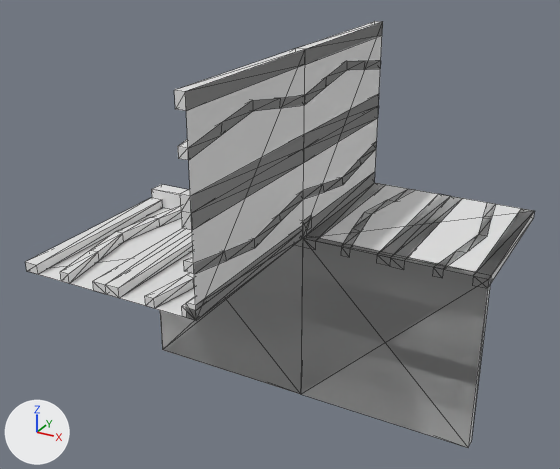
A saved change to the OBJ model Data/bmc/tiles/t_184.obj.
Camera for both pictures: a 50 mm camera at (0.863, -1.695, 0.844) aimed at (-0.055, -0.026, 0.009). The axes (+X, +Y, +Z) are drawn at lower left. The lights are the same throughout. Mesh edges are drawn as thin lines. Where no turn or scale is listed for an object, it has been applied to the vertices.

Objects in the first picture: 't_184'.
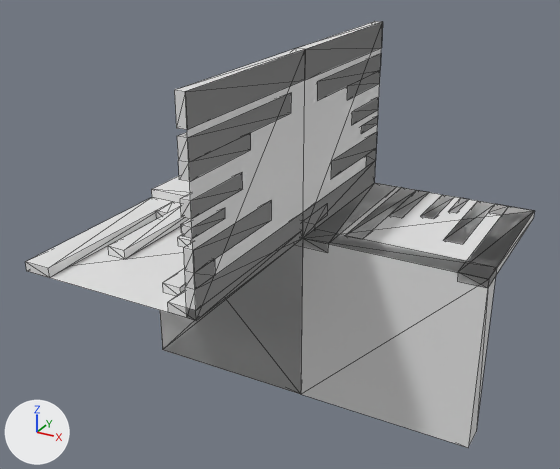
Edits to the scene script, one JSON object a line:
```json
{"block": "me_t_184", "where": "# used by ob_t_184; location = (0.0, 0.0, 0.0)"}
{"op": "remove", "block": "me_t_184", "code": "me_t_184.from_pydata(...)  # 261 vertices, 515 faces; spans x -0.5..0.5, y -0.5..0.5, z -0.5..0.5"}
{"op": "add", "block": "me_t_184", "code": "me_t_184.from_pydata(...)  # 235 vertices, 422 faces; spans x -0.5..0.5, y -0.5..0.5, z -0.5..0.5"}
{"block": "me_t_184", "change": "me_t_184 part 1: a new loose piece, a box spanning x -0.025..0.0, y 0.3..0.5, z 0.237..0.277"}
{"block": "me_t_184", "change": "me_t_184 part 2: a new loose piece, a box spanning x -0.025..0.0, y -0.5..-0.3, z 0.237..0.277"}
{"block": "me_t_184", "change": "me_t_184 part 3: a new loose piece, a box spanning x -0.025..0.0, y 0.374..0.5, z 0.193..0.218"}
{"block": "me_t_184", "change": "me_t_184 part 4: a new loose piece, a box spanning x -0.025..0.0, y -0.5..-0.374, z 0.193..0.218"}
{"block": "me_t_184", "change": "me_t_184 part 5: a new loose piece, a box spanning x 0.282..0.307, y 0.374..0.5, z -0.025..0.0"}
{"block": "me_t_184", "change": "me_t_184 part 6: a new loose piece, a box spanning x 0.223..0.263, y 0.3..0.5, z -0.025..0.0"}
{"block": "me_t_184", "change": "me_t_184 part 7: a new loose piece, a box spanning x -0.263..-0.223, y -0.2..0.0, z 0.0..0.025"}
{"block": "me_t_184", "change": "me_t_184 part 8: the loose piece of 36 vertices spanning x -0.025..0.0, y -0.5..0.5, z 0.362..0.429 is rebuilt with 14 vertices and now spans x -0.025..0.0, y -0.5..-0.071, z 0.318..0.408"}
{"block": "me_t_184", "change": "me_t_184 part 9: the loose piece of 20 vertices spanning x 0.071..0.138, y 0.0..0.5, z -0.025..0.0 is rebuilt with 14 vertices and now spans x 0.092..0.182, y 0.071..0.5, z -0.025..0.0"}
{"block": "me_t_184", "change": "me_t_184 part 10: the loose piece of 20 vertices spanning x -0.138..-0.071, y -0.5..0.0, z 0.0..0.025 is rebuilt with 14 vertices and now spans x -0.182..-0.092, y -0.429..0.0, z 0.0..0.025"}
{"block": "me_t_184", "change": "me_t_184 part 11: a new loose piece of 14 vertices spanning x -0.025..0.0, y 0.071..0.5, z 0.318..0.408"}
{"block": "me_t_184", "change": "me_t_184 part 12: the loose piece of 12 vertices spanning x -0.287..-0.213, y -0.5..0.0, z 0.0..0.025 is deleted"}
{"block": "me_t_184", "change": "me_t_184 part 13: the loose piece of 12 vertices spanning x 0.213..0.287, y 0.0..0.5, z -0.025..0.0 is deleted"}
{"block": "me_t_184", "change": "me_t_184 part 14: 133 vertices removed from x -0.5..0.5, y -0.5..0.5, z -0.5..0.463; 87 vertices added at x -0.5..0.5, y -0.5..0.5, z -0.5..0.425"}
```

Changed parts and their boxes (x1, y1, x2, y2) in the pictures (560 x 469 px; the box of a moved part takes in the faces that stretch with it):
```json
{"part": 1, "of": "me_t_184", "change": "added", "after": [352, 97, 379, 125]}
{"part": 2, "of": "me_t_184", "change": "added", "after": [180, 173, 242, 219]}
{"part": 3, "of": "me_t_184", "change": "added", "after": [361, 117, 378, 133]}
{"part": 4, "of": "me_t_184", "change": "added", "after": [182, 209, 225, 239]}
{"part": 5, "of": "me_t_184", "change": "added", "after": [448, 198, 469, 213]}
{"part": 6, "of": "me_t_184", "change": "added", "after": [421, 195, 454, 219]}
{"part": 7, "of": "me_t_184", "change": "added", "after": [178, 235, 193, 247]}
{"part": 8, "of": "me_t_184", "change": "rebuilt", "before": [178, 61, 381, 160], "after": [177, 93, 291, 182], "on screen": "44% narrower, 10% shorter"}
{"part": 9, "of": "me_t_184", "change": "rebuilt", "before": [341, 189, 414, 257], "after": [349, 189, 429, 239]}
{"part": 10, "of": "me_t_184", "change": "rebuilt", "before": [145, 273, 195, 308], "after": [163, 269, 185, 296]}
{"part": 11, "of": "me_t_184", "change": "added", "after": [317, 54, 381, 100]}
{"part": 12, "of": "me_t_184", "change": "deleted", "before": [93, 228, 193, 298]}
{"part": 13, "of": "me_t_184", "change": "deleted", "before": [376, 194, 463, 270]}
{"part": 14, "of": "me_t_184", "change": "moved or reshaped", "before": [26, 22, 534, 447], "after": [26, 22, 534, 447]}
```
